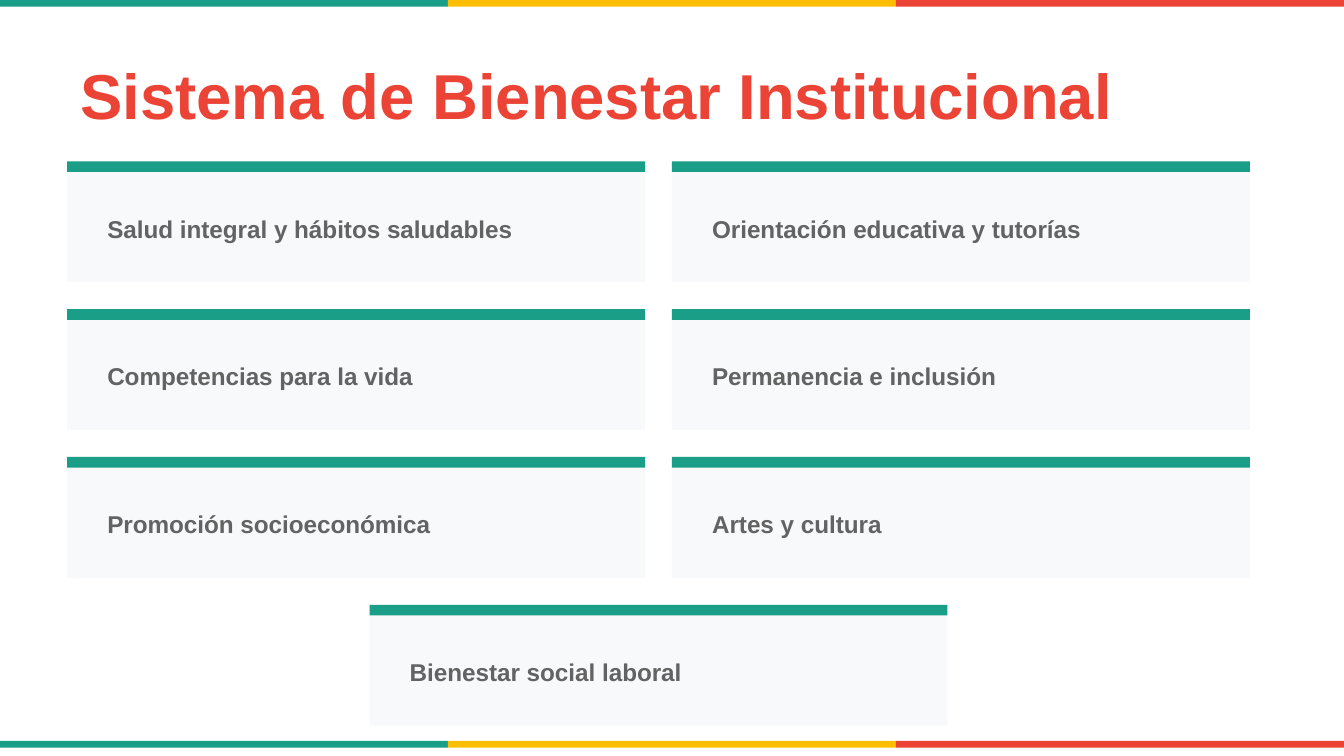
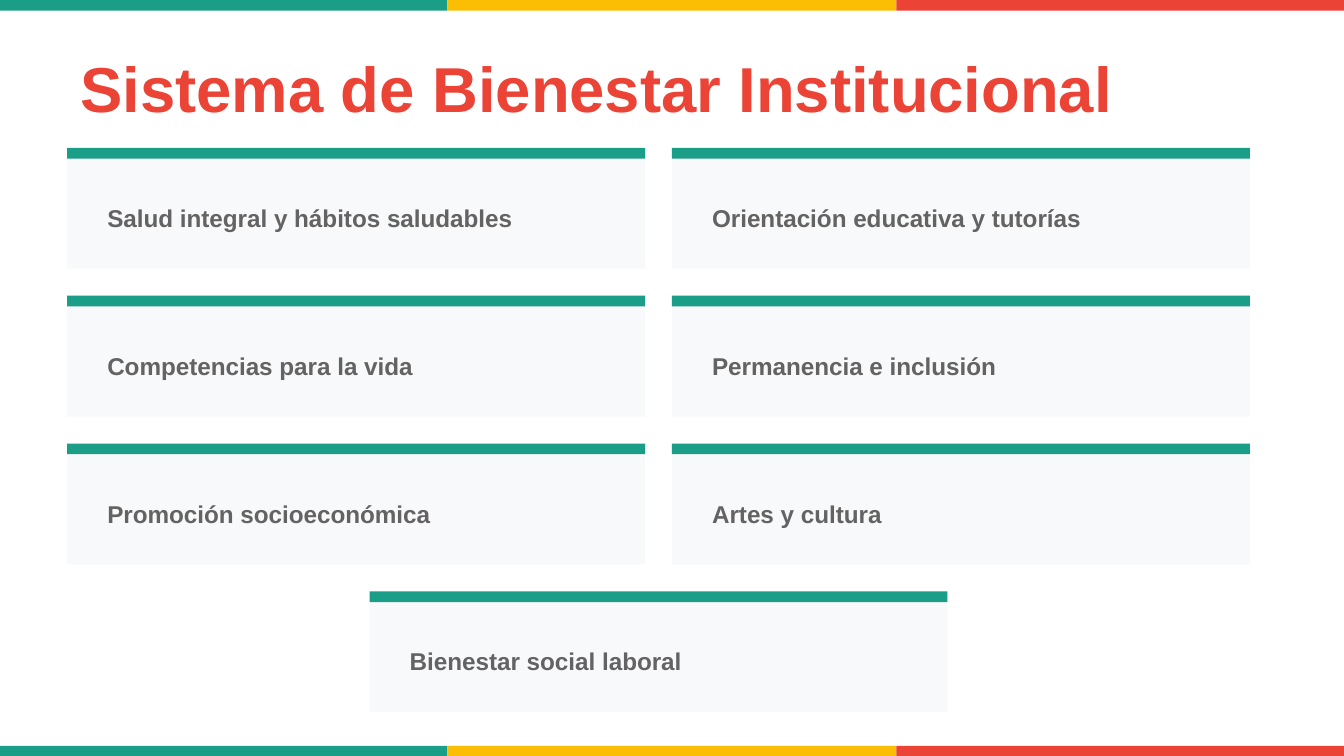
Before and after one commit to alonsoarias/ISER-PEI, a slide deck: slide 33 of PEI-UniRural-Presentacion.pptx. Drawn at 1344x756 pixels with LibreOffice and Linux fonts; fonts in the diff are those of the drawing. Boxes give left, top, right and bottom in pixels: in the first picture for what was removed or moved away, otherwise in the second. Text is boxed around its words. In the diff, an @@ line names an element or a change of style, - is before the commit and + after.

```diff
--- a/PEI-UniRural-Presentacion.pptx
+++ b/PEI-UniRural-Presentacion.pptx
@@ rectangle removed at (x1=0, y1=0, x2=448, y2=7) @@
@@ rectangle added at (x1=0, y1=0, x2=448, y2=11), fill #1B9E88 @@
@@ rectangle resized from (x1=67, y1=161, x2=645, y2=282) to (x1=448, y1=0, x2=896, y2=11) @@
@@ rectangle at (x1=448, y1=0, x2=896, y2=11): fill #F8F9FA to #FCBD05 @@
@@ rectangle removed at (x1=448, y1=0, x2=895, y2=7) @@
@@ rectangle resized from (x1=67, y1=161, x2=645, y2=172) to (x1=896, y1=0, x2=1344, y2=11) @@
@@ rectangle at (x1=896, y1=0, x2=1344, y2=11): fill #1B9E88 to #EB4335 @@
@@ rectangle removed at (x1=896, y1=0, x2=1344, y2=7) @@
@@ text "Sistema de Bienestar Institucional" moved from (x1=80, y1=73, x2=1112, y2=120) to (x1=80, y1=66, x2=1112, y2=113) @@
@@ 8 rectangles moved together from (x1=67, y1=309, x2=1250, y2=578) to (x1=67, y1=148, x2=1250, y2=417) @@
@@ rectangle moved from (x1=370, y1=605, x2=948, y2=726) to (x1=67, y1=444, x2=645, y2=564) @@
@@ rectangle moved from (x1=370, y1=605, x2=948, y2=616) to (x1=67, y1=444, x2=645, y2=454) @@
@@ rectangle added at (x1=672, y1=444, x2=1250, y2=564), fill #F8F9FA @@
@@ rectangle added at (x1=672, y1=444, x2=1250, y2=454), fill #1B9E88 @@
@@ rectangle added at (x1=370, y1=591, x2=948, y2=712), fill #F8F9FA @@
@@ rectangle added at (x1=370, y1=591, x2=948, y2=602), fill #1B9E88 @@
@@ 7 texts moved together from (x1=107, y1=220, x2=1081, y2=681) to (x1=107, y1=209, x2=1081, y2=670) @@
@@ rectangle removed at (x1=0, y1=741, x2=448, y2=747) @@
@@ rectangle added at (x1=0, y1=746, x2=448, y2=756), fill #1B9E88 @@
@@ rectangle at (x1=448, y1=746, x2=896, y2=756): fill #F8F9FA to #FCBD05 @@
@@ rectangle resized from (x1=672, y1=161, x2=1250, y2=282) to (x1=448, y1=746, x2=896, y2=756) @@
@@ rectangle removed at (x1=448, y1=741, x2=895, y2=747) @@
@@ rectangle at (x1=896, y1=746, x2=1344, y2=756): fill #1B9E88 to #EB4335 @@
@@ rectangle resized from (x1=672, y1=161, x2=1250, y2=172) to (x1=896, y1=746, x2=1344, y2=756) @@
@@ rectangle removed at (x1=896, y1=741, x2=1344, y2=747) @@
```
Also in this commit, not shown: 38 other slides changed, 1 other file.
